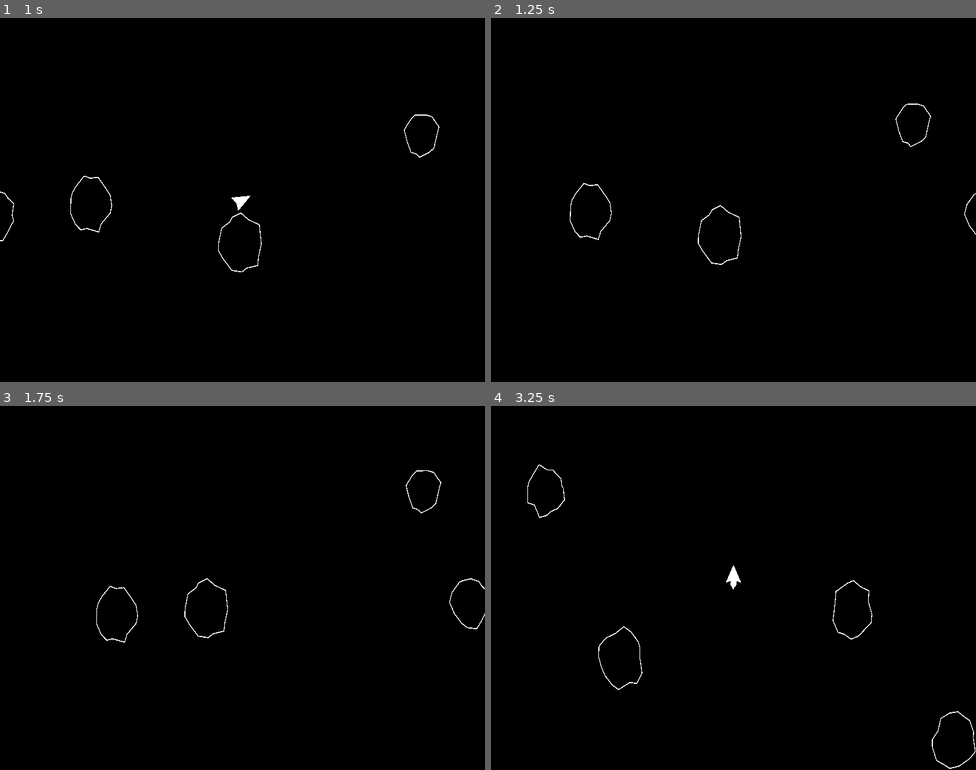
Above: before the commit, frames 1-4 (two rows, left to right).
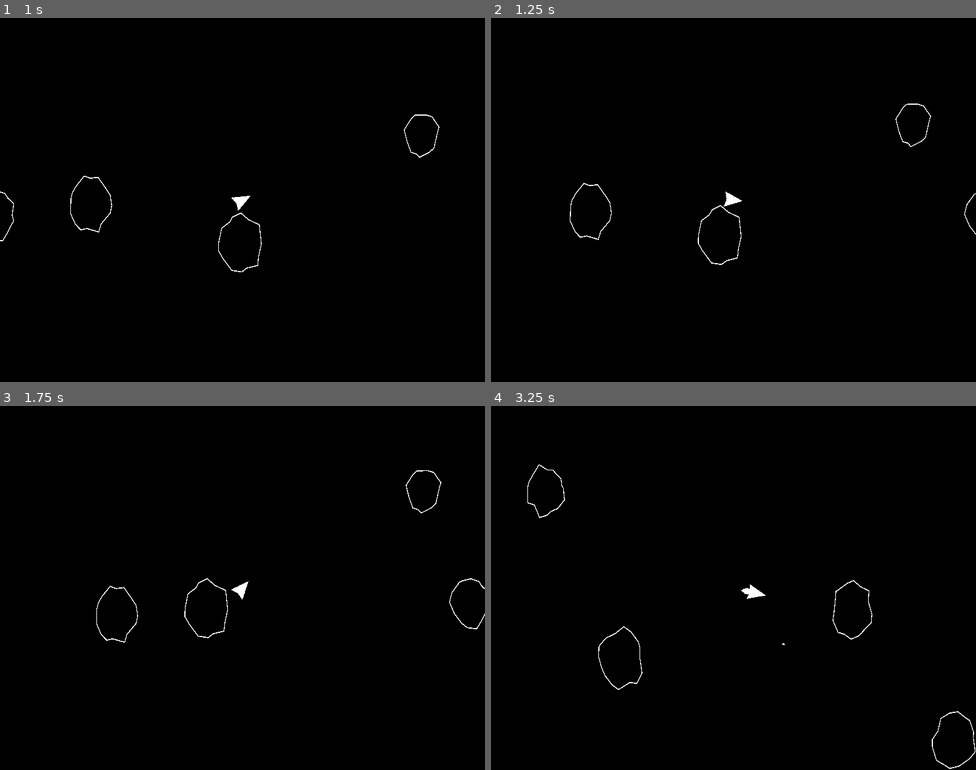
Above: after the commit, the same moments.

Repository: Moonshoes77/Asteroids
Game: Godot game, scene res://scenes/main.tscn
The game is run twice, just before and just after one commit, with the same random seed, the same clock (stepped at 60 frames per second) and the same inputs.
Inputs:
- Up to frame 1 (1 s): tap Enter at 0.5 s; hold D (rotate_right) from 0.53 s (still down); tap F (Free) at 0.6 s
- Up to frame 2 (1.25 s): keep holding D (rotate_right)
- Up to frame 3 (1.75 s): release D (rotate_right) at 1.28 s; hold A (rotate_left) from 1.28 s (still down); tap I (Info) at 1.35 s
- Up to frame 4 (3.25 s): release A (rotate_left) at 2.03 s; hold D (rotate_right) 2.03-2.78 s; tap Space (shoot) at 2.1 s; hold W (accelerate) from 2.78 s (still down); tap F (Free) at 2.85 s

Frame 1 is identical in both runs. In frame 2, less than 0.1% of the frame differs, in the area x 48-52%, y 47-52%; in frame 3, less than 0.1%; in frame 4, 0.2%, in the area x 48-61%, y 43-66%.

Commit message:
adjusted gun/bullets

Diff:
--- a/scenes/bullet.tscn
+++ b/scenes/bullet.tscn
@@ -4,8 +4,8 @@
 [ext_resource type="Texture2D" uid="uid://bim85ktk1pjam" path="res://assets/Sprites/bullet.png" id="2_fpjs6"]
 
 [sub_resource type="CapsuleShape2D" id="CapsuleShape2D_3hmtq"]
-radius = 1.57246
-height = 5.38577
+radius = 1.49629
+height = 5.04827
 
 [node name="Bullet" type="CharacterBody2D"]
 collision_layer = 4
--- a/scenes/player.tscn
+++ b/scenes/player.tscn
@@ -34,7 +34,7 @@
 one_way_collision_margin = 10.8
 
 [node name="gun" type="Node2D" parent="."]
-position = Vector2(0, -16)
+position = Vector2(0, -14.9649)
 
 [node name="thrusterSFX" type="AudioStreamPlayer2D" parent="."]
 stream = ExtResource("6_tuyoq")
--- a/scripts/Bullet.gd
+++ b/scripts/Bullet.gd
@@ -7,18 +7,17 @@
 var speed = 450
 var parent_velocityX: int
 var parent_velocityY: int
-var lifespan : float = 180.0
-var screen_size := DisplayServer.window_get_size()
+var lifespan : float = 85.0
 
 func screen_wrap():
-	if position.x > screen_size.x:
+	if position.x > Main.screen_size.x:
 		position.x = 0
 	if position.x < 0:
-		position.x = screen_size.x
-	if position.y > screen_size.y:
+		position.x = Main.screen_size.x
+	if position.y > Main.screen_size.y:
 		position.y = 0
 	if position.y < 0:
-		position.y = screen_size.y
+		position.y = Main.screen_size.y
 
 func check_life():
 	lifespan -= 1
--- a/scripts/asteroid.gd
+++ b/scripts/asteroid.gd
@@ -53,7 +53,6 @@
 	return new_asteroid
 
 
-
 func screen_wrap() -> void:
 		if position.x > Main.screen_size.x + 20:
 			position.x = -20
@@ -73,6 +72,7 @@
 	elif (body is Player):
 		body.die()
 
+
 func _ready() -> void:
 	pass
 
--- a/scripts/player.gd
+++ b/scripts/player.gd
@@ -102,9 +102,9 @@
 	pass
 
 func die():
-	print("You dead")
-	player_death.emit()
-	queue_free()
+	#print("You dead")
+	#player_death.emit()
+	#queue_free()
 	pass
 
 func _process(_delta):
--- a/scripts/stage_manager.gd
+++ b/scripts/stage_manager.gd
@@ -2,10 +2,9 @@
 extends Node
 
 var stage: int
-var score: int = 0
+var current_score: int = 0
 enum Difficulty {EASY, NORMAL, HARD}
 var difficulty: = Difficulty.NORMAL
-
 
 
 func _ready() -> void:
@@ -37,15 +36,19 @@
 			new_roid.bullet_hit.connect(_on_bullet_hit)
 
 func _on_bullet_hit(asteroid: Asteroid):
-	handle_asteroid_hit(asteroid)
-
-func handle_asteroid_hit(roid: Asteroid):
-	var pos = roid.position
-	var size = roid.size
+	var pos = asteroid.position
+	var size = asteroid.size
 	match size:
 		0:
 			add_roids(3, size + 1, pos)
+			change_score(10)
 		1:
 			add_roids(2, size + 1, pos)
+			change_score(20)
 		2:
+			change_score(50)
 			pass
+
+func change_score(score: int):
+	current_score += score
+	print(current_score)
